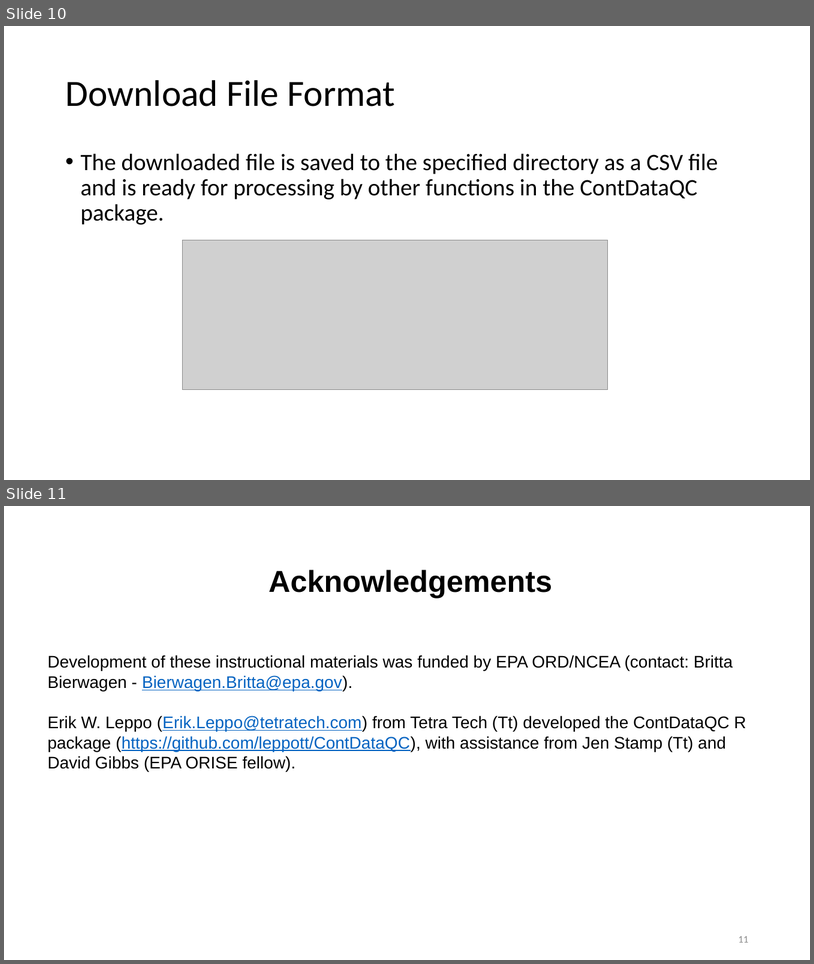
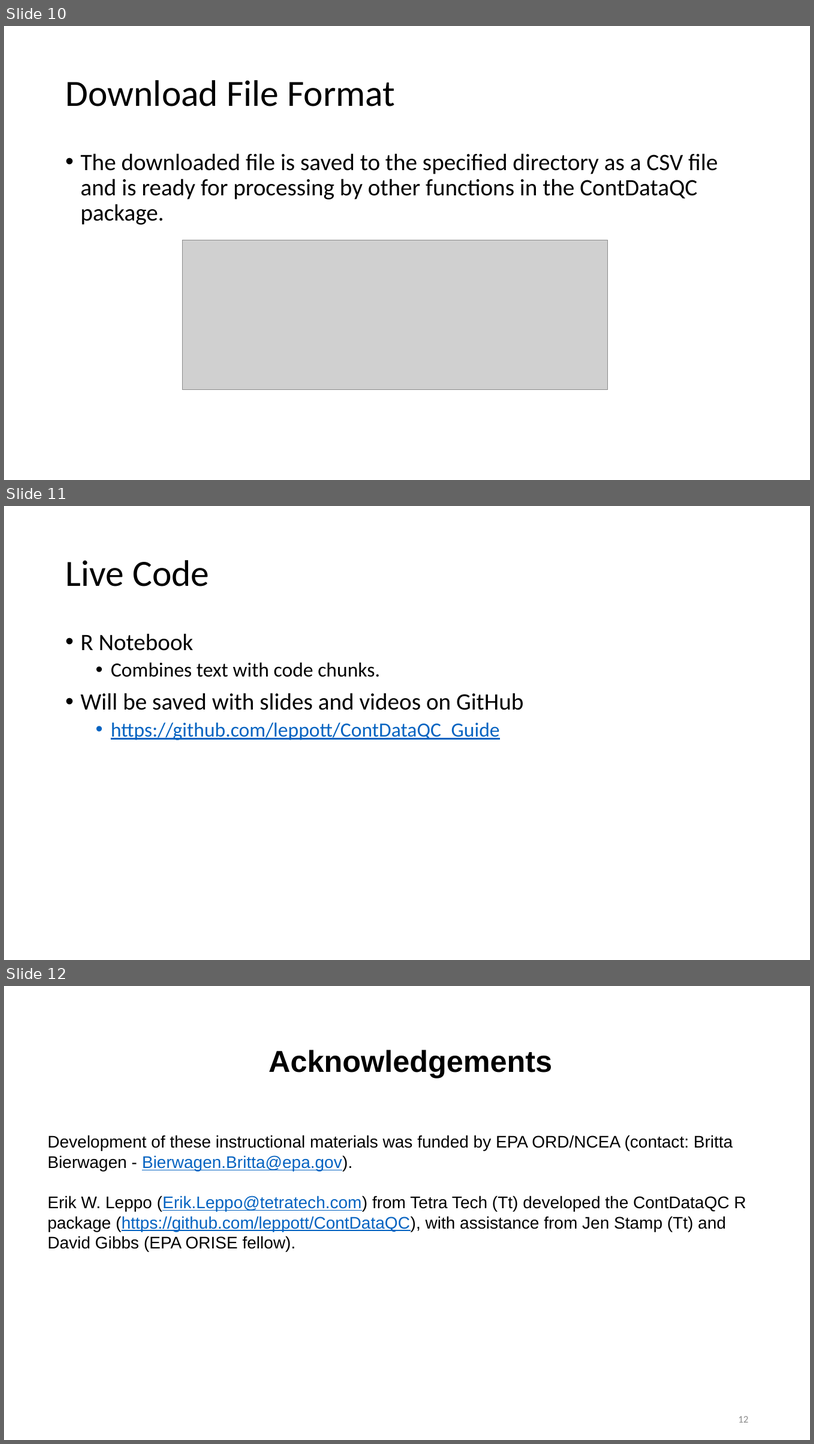
Before and after one commit to leppott/ContDataQC_Guide, a slide deck: ContDataQC_Guide_04_GageData.pptx. Shown one above the other, each under a label of ours: slides 10 and 11 before the commit, slides 10, 11 and 12 after it. The pictures are 814x964 and 814x1444 pixels, drawn with LibreOffice and Linux fonts; fonts in the diff are those of the drawing; grey boxes stand for pictures. Boxes give left, top, right and bottom in pixels: in the first picture for what was removed or moved away, otherwise in the second. Text is boxed around its words. In the diff, an @@ line names an element or a change of style, - is before the commit and + after.

Commit message:
Load without videos
Final version of slides and notebooks.

```diff
--- a/ContDataQC_Guide_04_GageData.pptx
+++ b/ContDataQC_Guide_04_GageData.pptx
@@ slide 11 added at <box>4,506,810,960</box>, background #FFFFFF @@
@@ title added at <box>65,560,209,586</box>, 44 pt, text #000000 @@
+Live Code
@@ text added at <box>81,633,524,740</box>, 24 pt, text #000000 @@
+• R Notebook
+  • Combines text with code chunks.
+• Will be saved with slides and videos on GitHub
+  • https://github.com/leppott/ContDataQC_Guide
@@ what was slide 11 is now slide 12 @@
@@ page number at <box>738,1416,749,1422</box>: text changed @@
-11
+12
```
Also in this commit, not shown: 16 other files.
